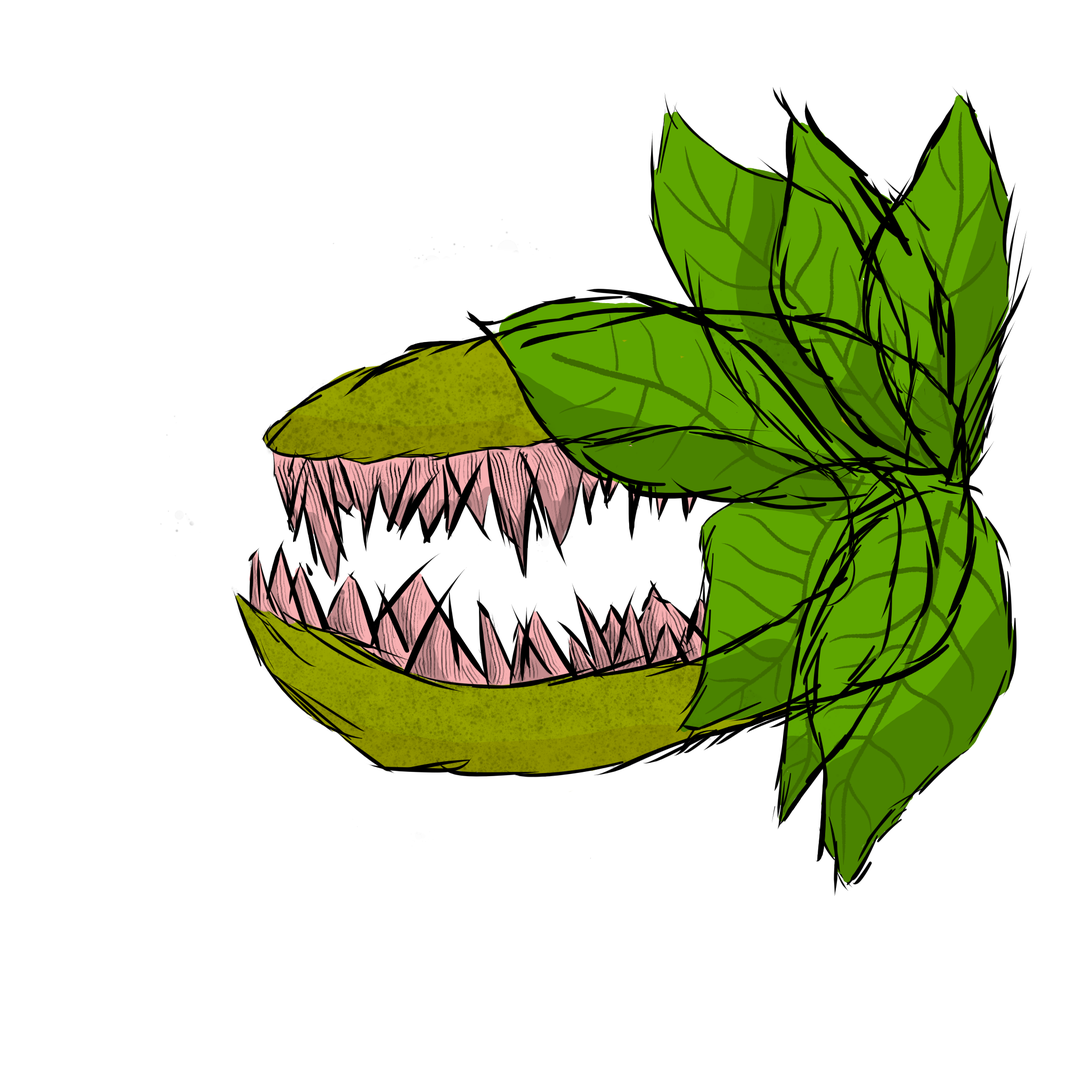
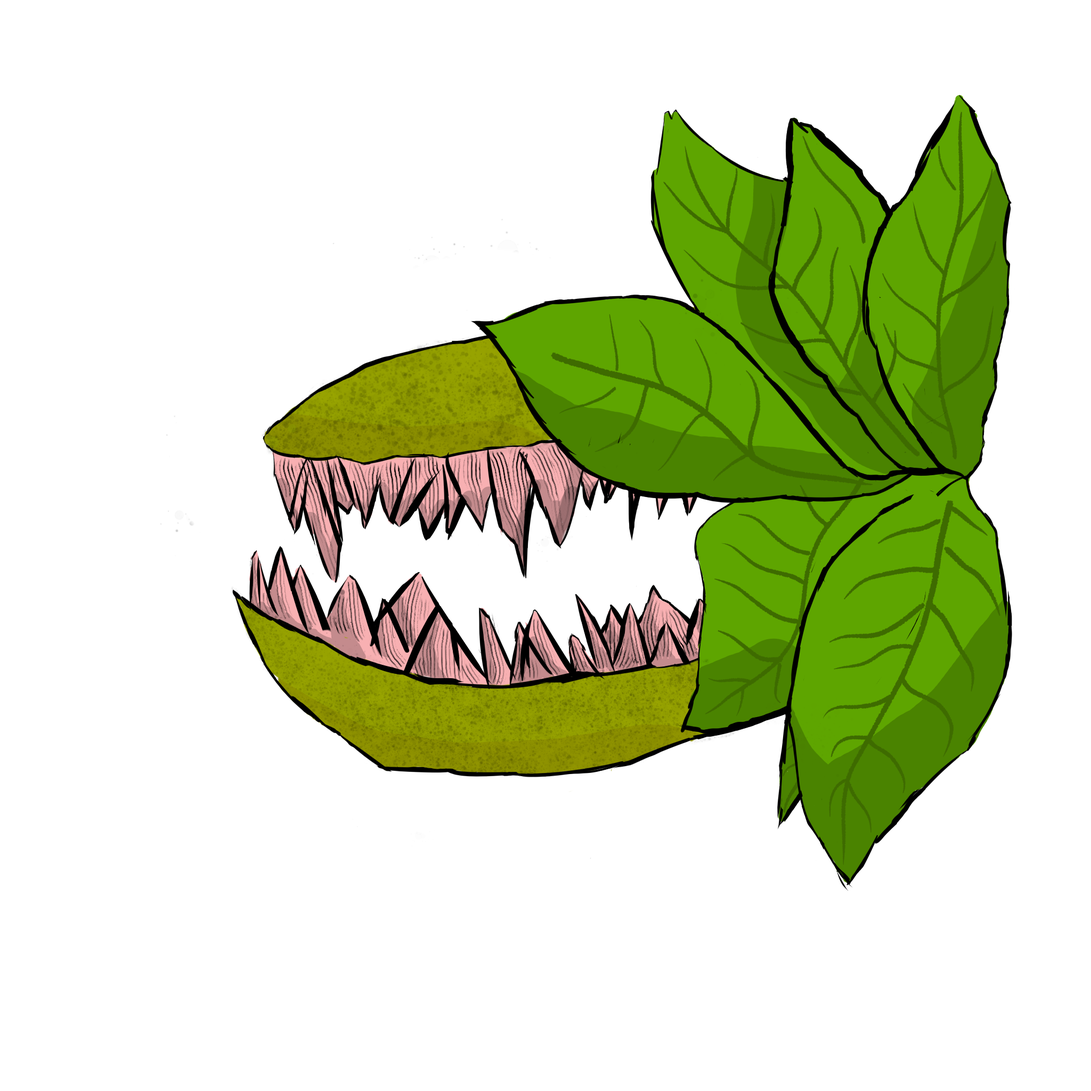
Layer changes from the first w=1091, h=1091 image to the second:
painted on "leaves around" over <box>443,86,1033,897</box>
painted on "teeth" over <box>238,272,1024,897</box>
painted on "face" over <box>232,170,1024,897</box>
painted on "leaves around effect" over <box>545,102,1024,887</box>
painted on "face effect" over <box>232,204,887,897</box>
painted on "teeth effect" over <box>232,204,990,897</box>
painted on "leaves around color" over <box>477,86,1033,897</box>
painted on "face color" over <box>232,272,1024,819</box>
painted on "teeth color" over <box>232,375,887,751</box>
